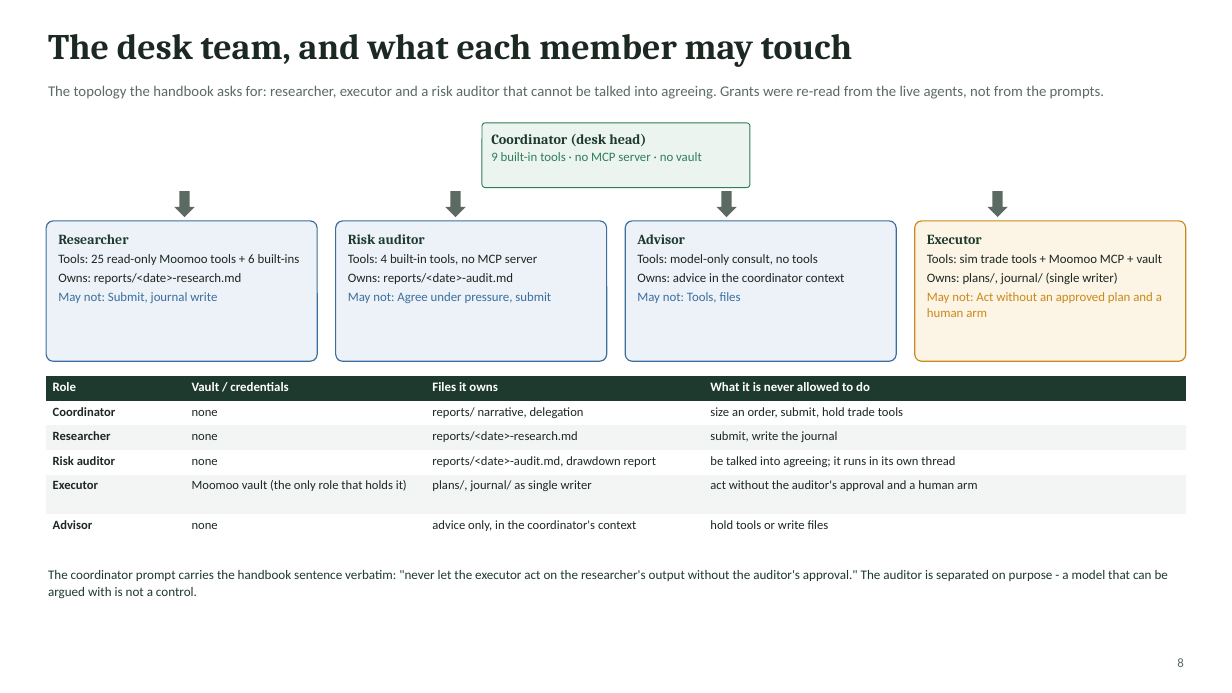
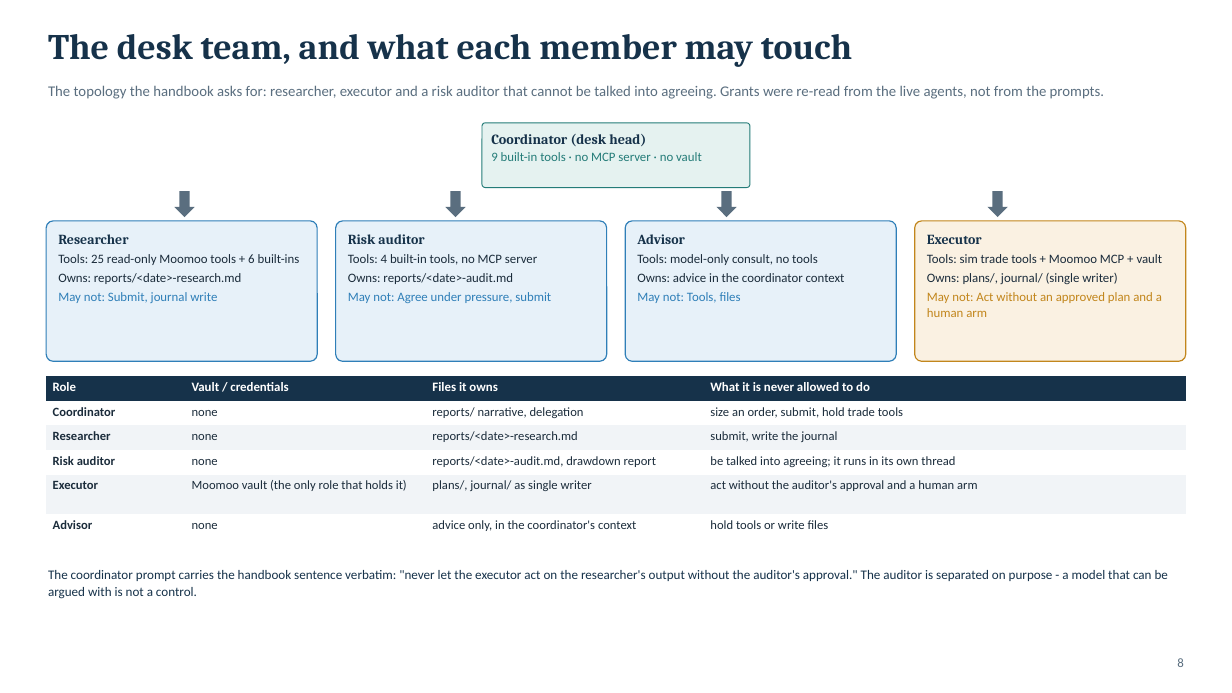
Before and after one commit to aloisohzh/tyche, a slide deck: slide 8 of docs/competition/deck/tyche-competition-deck.pptx. Drawn at 1232x693 pixels with LibreOffice and Linux fonts; fonts in the diff are those of the drawing. Boxes give left, top, right and bottom in pixels: in the first picture for what was removed or moved away, otherwise in the second. Text is boxed around its words. In the diff, an @@ line names an element or a change of style, - is before the commit and + after.

Commit message:
Competition deck: light blue and silver theme with generated artwork
The deck read as a wall of text on dark green. A submission judged partly on
presentation needs the architecture to be legible at a glance, so the four
structural slides now carry node glyphs and the whole deck moves to a light
blue, silver and white palette.

The four hue families stay semantic rather than decorative: blue is the
deterministic layer, green the advisory layer, amber a human decision, brick a
channel that may observe or alert but never control. Recolouring one into
another would change what the diagrams assert, so only the chrome moved.

Every component label is still a native shape, so the artwork cannot invent a
fact about the system. prepare_assets.py turns the generator's scratch PNGs
into the committed JPEG backdrops and trimmed, transparent icon cutouts;
build_deck.py reads only assets/, so a rebuild works without the originals.

```diff
--- a/docs/competition/deck/tyche-competition-deck.pptx
+++ b/docs/competition/deck/tyche-competition-deck.pptx
@@ text "The desk team, and what ..." at [48,34,852,67]: text colour #1C2822 to #16324A @@
@@ text "The topology the handbook asks ..." at [48,85,1104,99]: text colour #5B6B63 to #5A6E7F @@
@@ rounded rectangle "Coordinator (desk head)" at [482,123,750,188]: text colour #1E3A2F to #16324A in "Coordinator (desk head)"; text colour #2E7D5B to #247C78 in "9 built-in tools · no MCP server ..."; fill #ECF4F0 to #E5F2F0; outline #2E7D5B 0.75 pt to #247C78 0.75 pt @@
@@ fill #5B6B63 to #5A6E7F in 4 elements at [175,191,195,217], [445,191,466,217], [716,191,737,217], [988,191,1008,217] @@
@@ rounded rectangle "Researcher" at [46,221,317,361]: text colour #1E3A2F to #16324A in "Researcher"; text colour #1C2822 to #1B2C3B in "Tools: 25 read-only Moomoo tools + 6 ...", "Owns: reports/<date>-research.md"; text colour #3C6E9E to #2F7FB8 in "May not: Submit, journal write"; fill #ECF2F8 to #E7F1F9; outline #3C6E9E 0.9 pt to #2F7FB8 0.9 pt @@
@@ rounded rectangle "Risk auditor" at [335,221,606,361]: text colour #1E3A2F to #16324A in "Risk auditor"; text colour #1C2822 to #1B2C3B in "Tools: 4 built-in tools, no MCP server", "Owns: reports/<date>-audit.md"; text colour #3C6E9E to #2F7FB8 in "May not: Agree under pressure, submit"; fill #ECF2F8 to #E7F1F9; outline #3C6E9E 0.9 pt to #2F7FB8 0.9 pt @@
@@ rounded rectangle "Advisor" at [626,221,897,361]: text colour #1E3A2F to #16324A in "Advisor"; text colour #1C2822 to #1B2C3B in "Tools: model-only consult, no tools", "Owns: advice in the coordinator context"; text colour #3C6E9E to #2F7FB8 in "May not: Tools, files"; fill #ECF2F8 to #E7F1F9; outline #3C6E9E 0.9 pt to #2F7FB8 0.9 pt @@
@@ rounded rectangle "Executor" at [915,221,1186,361]: text colour #1E3A2F to #16324A in "Executor"; text colour #1C2822 to #1B2C3B in "Tools: sim trade tools + Moomoo MCP ...", "Owns: plans/, journal/ (single writer)"; text colour #C98A1B to #C2861C in "May not: Act without an approved plan ..."; fill #FCF4E4 to #FAF1E2; outline #C98A1B 0.9 pt to #C2861C 0.9 pt @@
@@ table at [46,376,1186,555] @@
@@ fill #1E3A2F to #16324A in row 1 @@
@@ fill #F3F5F4 to #F1F4F7 in 8 cells @@
@@ text colour #1C2822 to #1B2C3B in "Coordinator", "none", "reports/ narrative, delegation", "size an order, submit, hold trade tools" and 16 more places @@
@@ text "The coordinator prompt carries the ..." at [48,570,1168,599]: text colour #1E3A2F to #16324A @@
@@ text "8" at [1177,658,1183,667]: text colour #5B6B63 to #5A6E7F @@
```
Also in this commit, not shown: 33 other slides changed, 18 other files.
